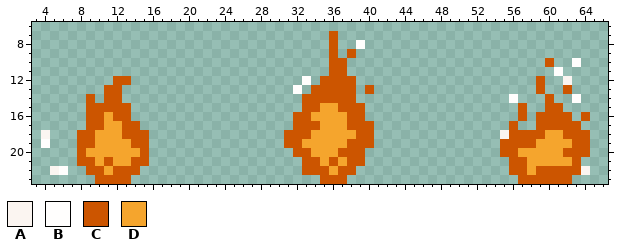
Sprite sheet -- PS_RD/Assets/Tae/Player/NEW/Image/Tile/2DObjAnim_UnderTemple_N_LightFire.png. The picture above was drawn from the file before the commit.
The file is 72x24 pixels. Colours within 5 levels of each other are drawn and written as one. Shown: x 3..66, y 6..23.
Palette (. is transparent): A #fbf5f1  B #fffefd  C #cc5500  D #f5a52d
Pixels before, first column x 4:
 7 ................................C............................
 8 ................................C..B.........................
 9 ................................C.C..........................
10 ................................CC......................C..B.
11 ................................CC.......................B...
12 ........CC...................B.CCCC....................C..A..
13 .......CC...................B.CCCCC.C..................C..C..
14 .....C.CC....................CCCCCC.................B...C..B.
15 .....CCCCC...................CCDDCCC.................C..CC...
16 .....CCDCC..................CCDDDDCC.................C.CCCC.C
17 .....CCDDCC.................CCCDDDCCC...............C..CCCCC.
18 A...CCDDDCCC...............CCCDDDDDCC..............ACCCCDDCCC
19 B...CCDDDDCC...............CCDDDDDCCC..............CCCCDDDDCC
20 ....CDDDDDDC................CCDDDCCC...............CCDDDDDCCC
21 ....CCDCDDCC.................CCDCDCC................CCDDDDDC.
22 .AB..CCDCCC..................CCCDCC.................CCDCCCCCA
23 ......CCCC.....................CCC...................CCCCCC..
The result:
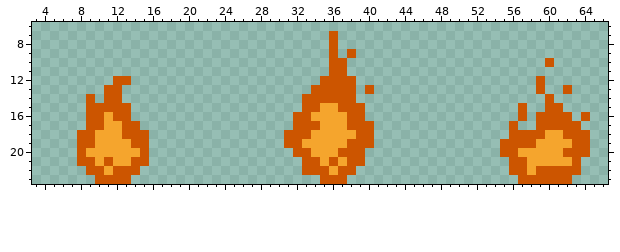
Difference:
Changed rows in their new state; - is an unchanged pixel.
first column x 32:
 8 -------.------------------------
10 -------------------------------.
11 -----------------------------.--
12 -.----------------------------.-
13 .-------------------------------
14 ------------------------.------.
first column x 4:
18 .--------------------------------------------------.---------
19 .------------------------------------------------------------
22 -..---------------------------------------------------------.
Where, in picture pixels (left, top, right, bottom), the same in both pictures:
erased: (356, 40, 365, 49)
erased: (554, 58, 581, 103)
erased: (293, 76, 311, 94)
erased: (509, 94, 518, 103)
erased: (41, 130, 68, 175)
erased: (500, 130, 509, 139)
erased: (581, 166, 590, 175)
